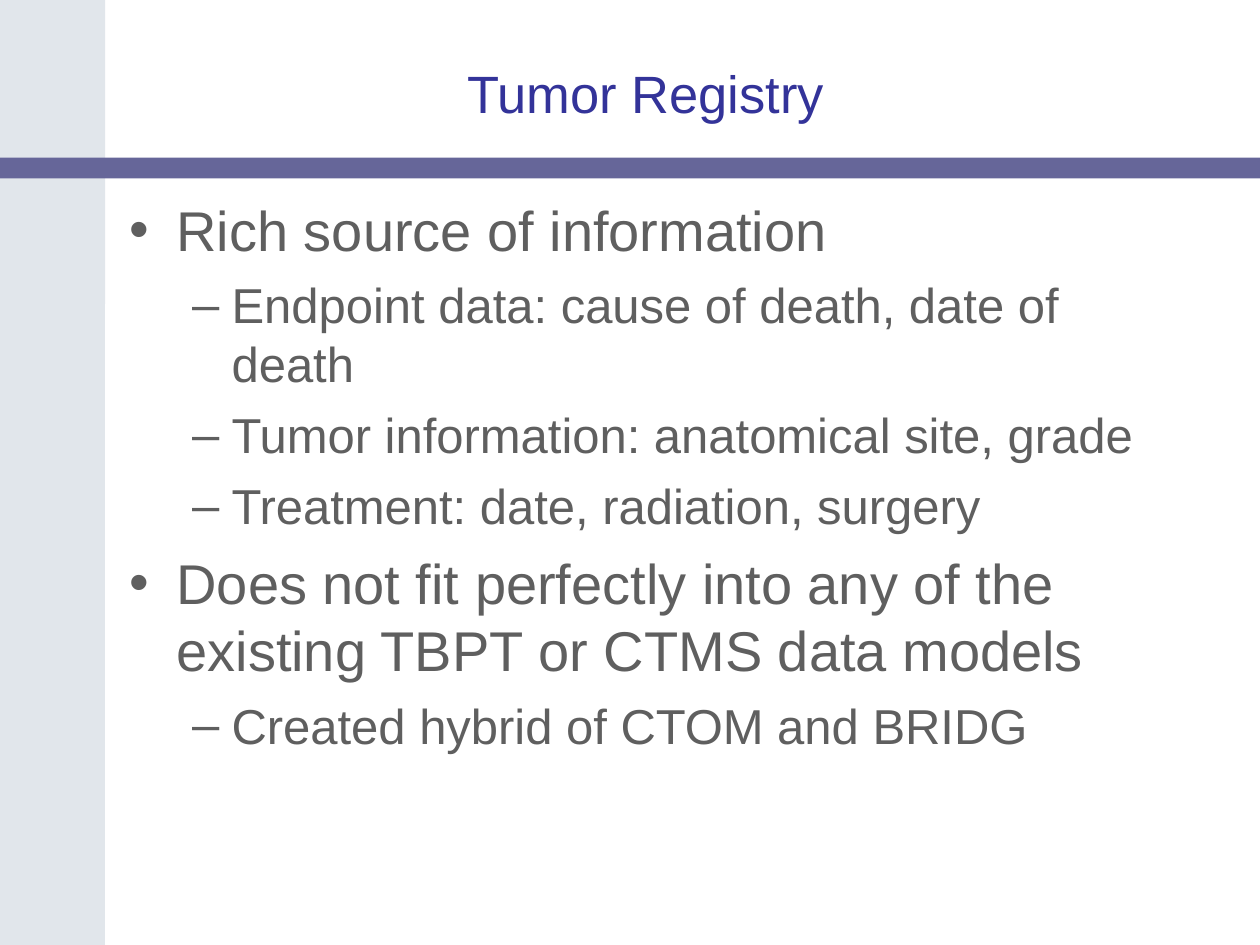
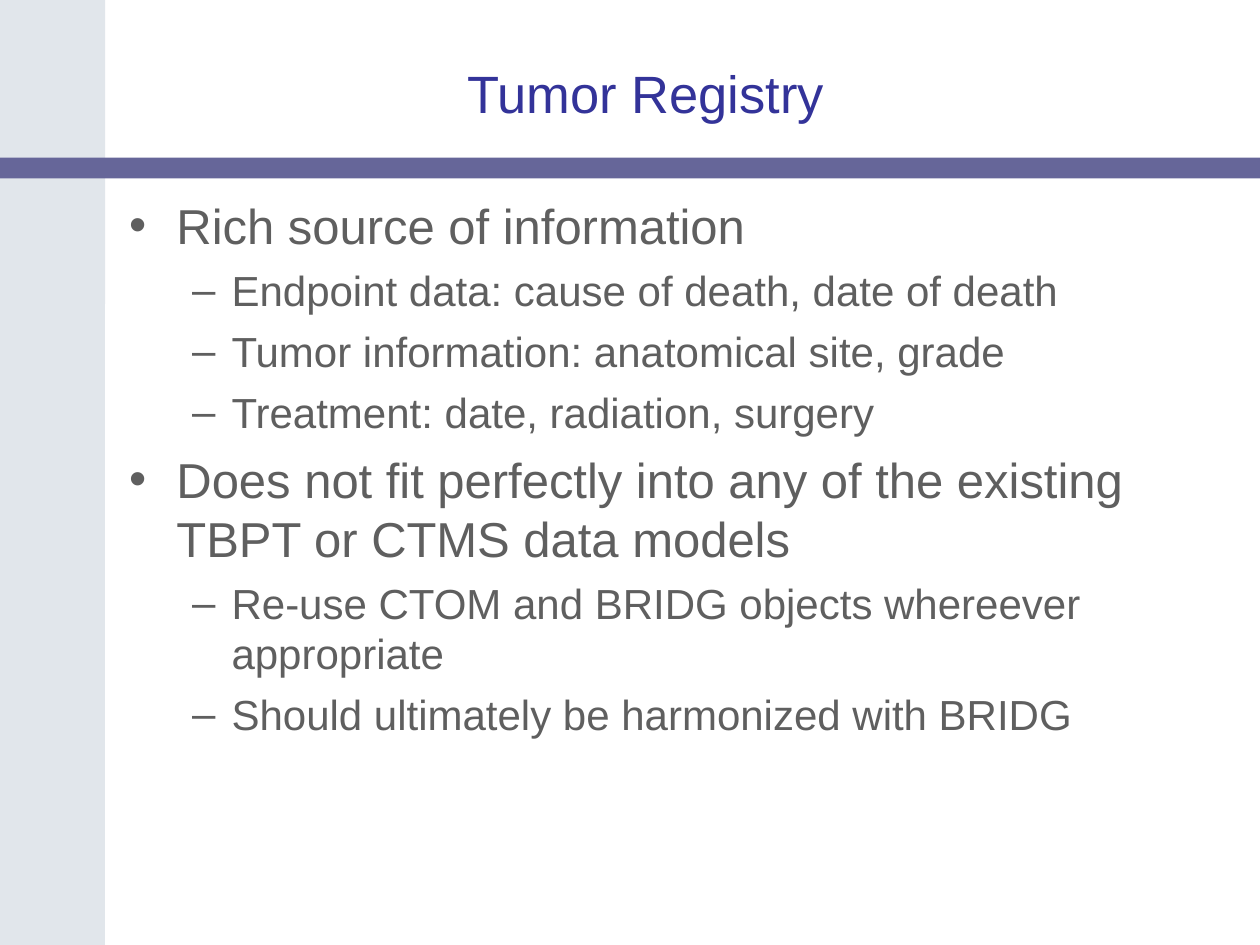
Before and after one commit to NCIP/catrip, a slide deck: slide 12 of catrip/documentation/presentations/translational_sig_2006_07_18/catrip_translational_sig_2006_07_18.ppt. Drawn at 1260x945 pixels with LibreOffice and Linux fonts; fonts in the diff are those of the drawing; background and template pictures are left out. Boxes give left, top, right and bottom in pixels: in the first picture for what was removed or moved away, otherwise in the second. Text is boxed around its words. In the diff, an @@ line names an element or a change of style, - is before the commit and + after.

Commit message:
*** empty log message ***
SVN-Revision: 278

```diff
--- a/catrip/documentation/presentations/translational_sig_2006_07_18/catrip_translational_sig_2006_07_18.ppt
+++ b/catrip/documentation/presentations/translational_sig_2006_07_18/catrip_translational_sig_2006_07_18.ppt
@@ text at (x1=176, y1=208, x2=1123, y2=558): size 32 to 28 pt in "Rich source of information", "Does not fit perfectly into any of ..."; size 28 to 24 pt in "Endpoint data: cause of death, date of ...", "Tumor information: anatomical site, grade", "Treatment: date, radiation, surgery"; less space between paragraphs @@
@@ text at (x1=232, y1=588, x2=1080, y2=739): text changed; size 28 to 24 pt @@
-  – Created hybrid of CTOM and BRIDG
+  – Re-use CTOM and BRIDG objects whereever appropriate
+  – Should ultimately be harmonized with BRIDG
```
